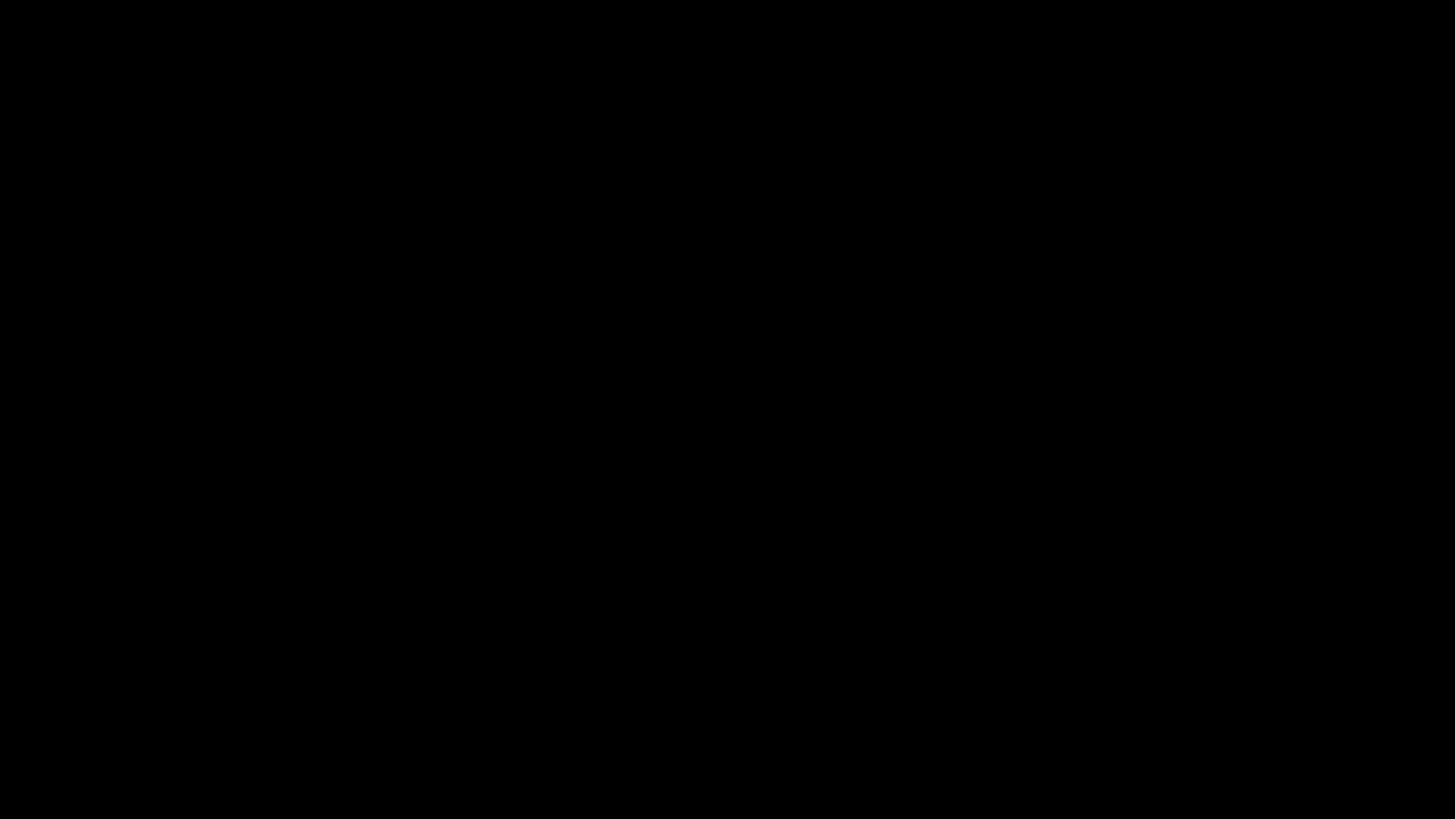
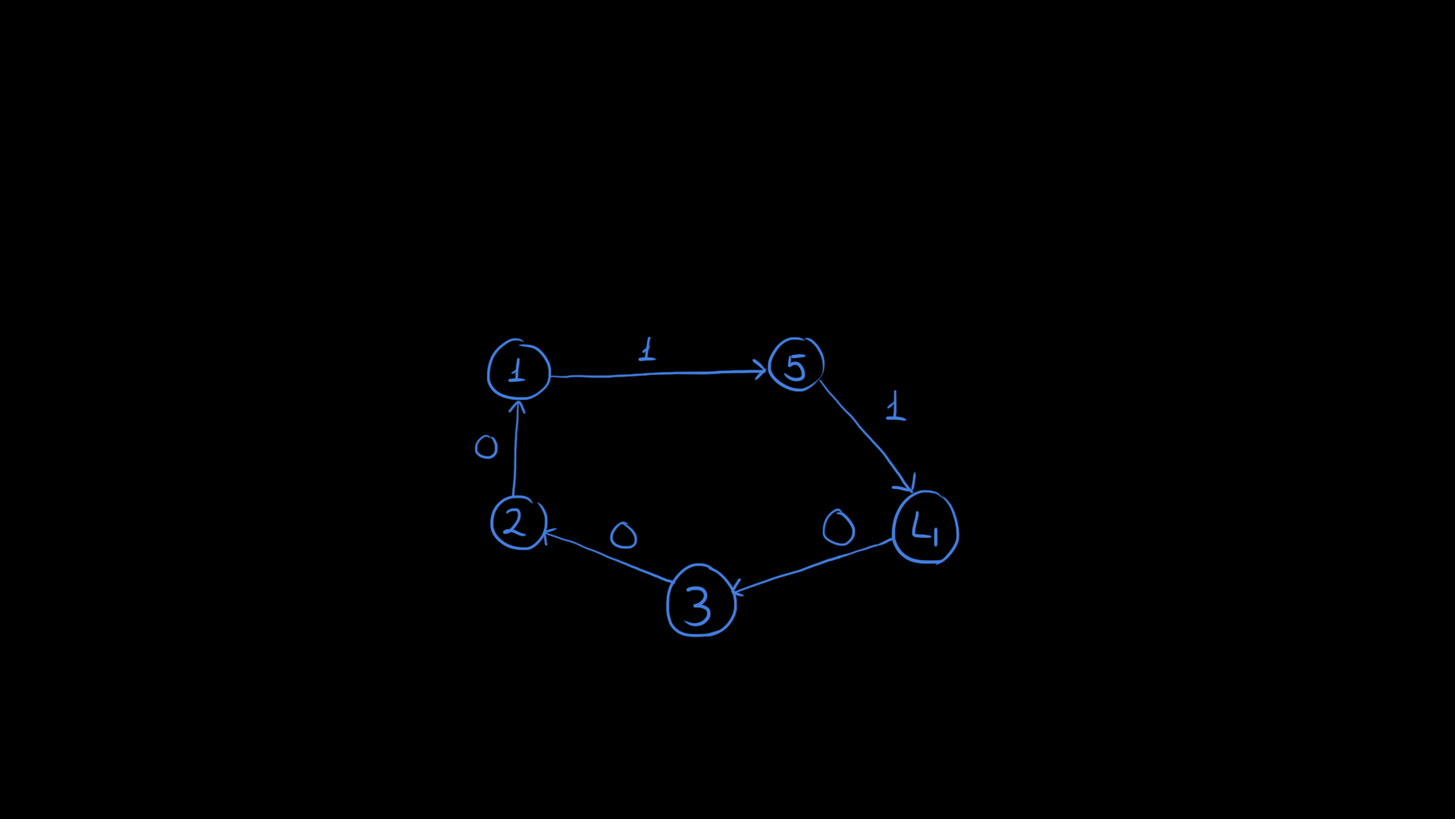
Before/after of a 1455 x 819 layered artwork. What changed in the layer stack:
hid "test4", painted on it over [507, 335, 884, 638]
showed "test2" over [474, 335, 961, 638]
